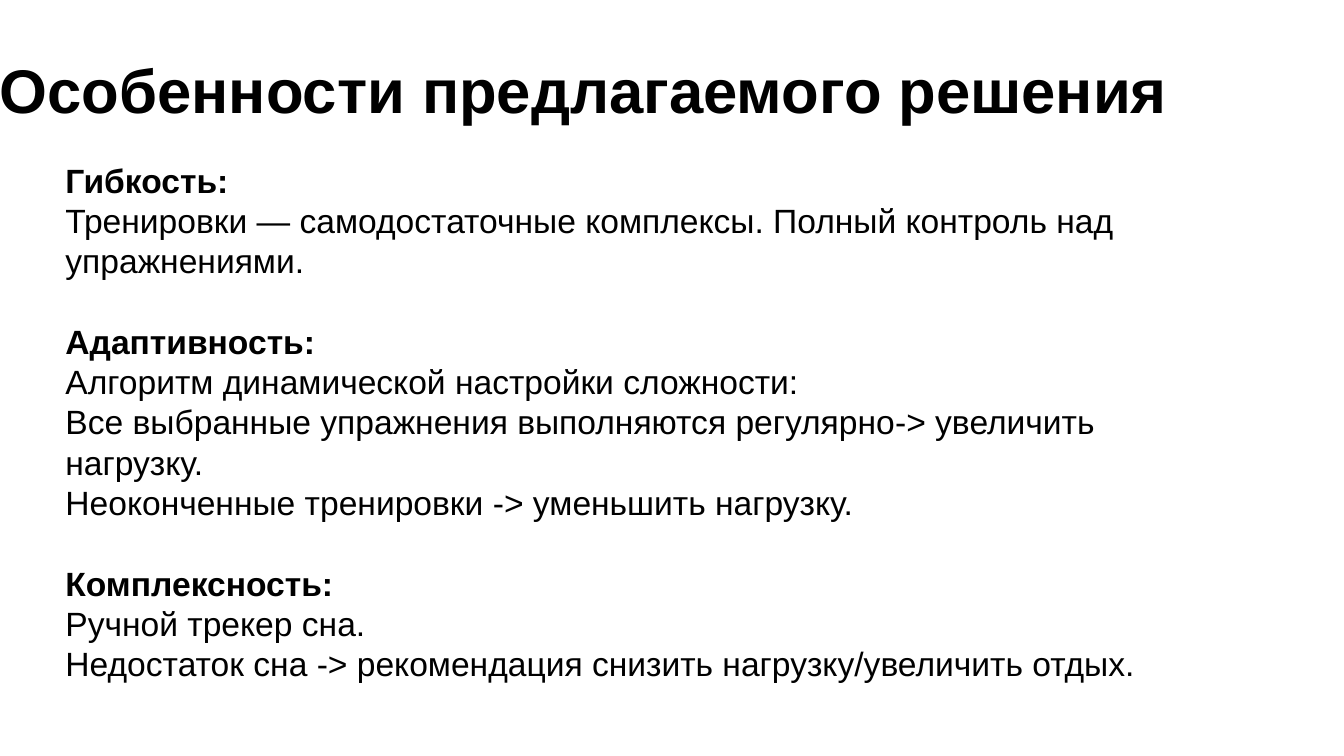
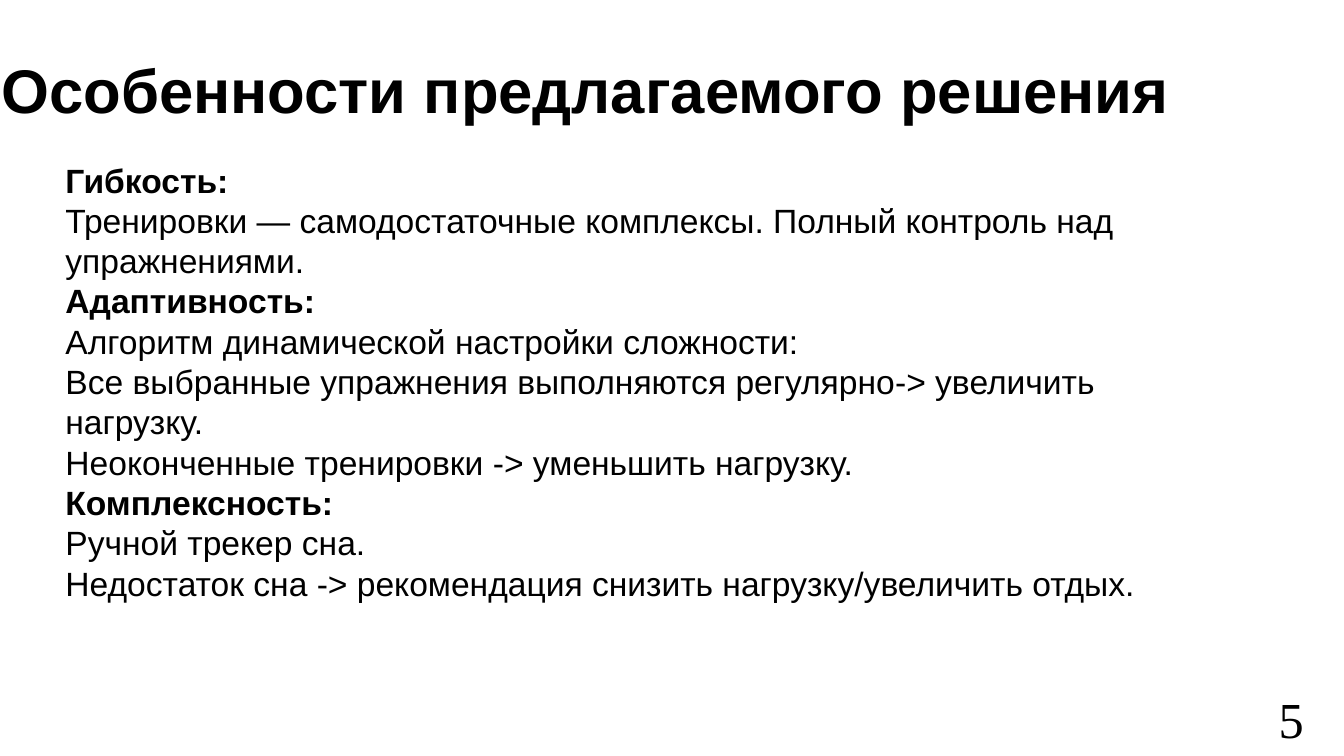
Before and after one commit to vafeenHub/VSU-scientific-activities_6-7-8-semester, a slide deck: slide 5 of src/works/diploma/presentation.odp. Drawn at 1344x756 pixels with LibreOffice and Linux fonts; fonts in the diff are those of the drawing. Boxes give left, top, right and bottom in pixels: in the first picture for what was removed or moved away, otherwise in the second. Text is boxed around its words. In the diff, an @@ line names an element or a change of style, - is before the commit and + after.

```diff
--- a/src/works/diploma/presentation.odp
+++ b/src/works/diploma/presentation.odp
@@ text "Гибкость:" rewrapped from bbox=[65, 168, 1134, 683] to bbox=[65, 168, 1134, 603] @@
@@ text added at bbox=[1279, 705, 1304, 739], 36 pt, text #000000 @@
+5
```
Also in this commit, not shown: 7 other slides changed, 8 other files.
